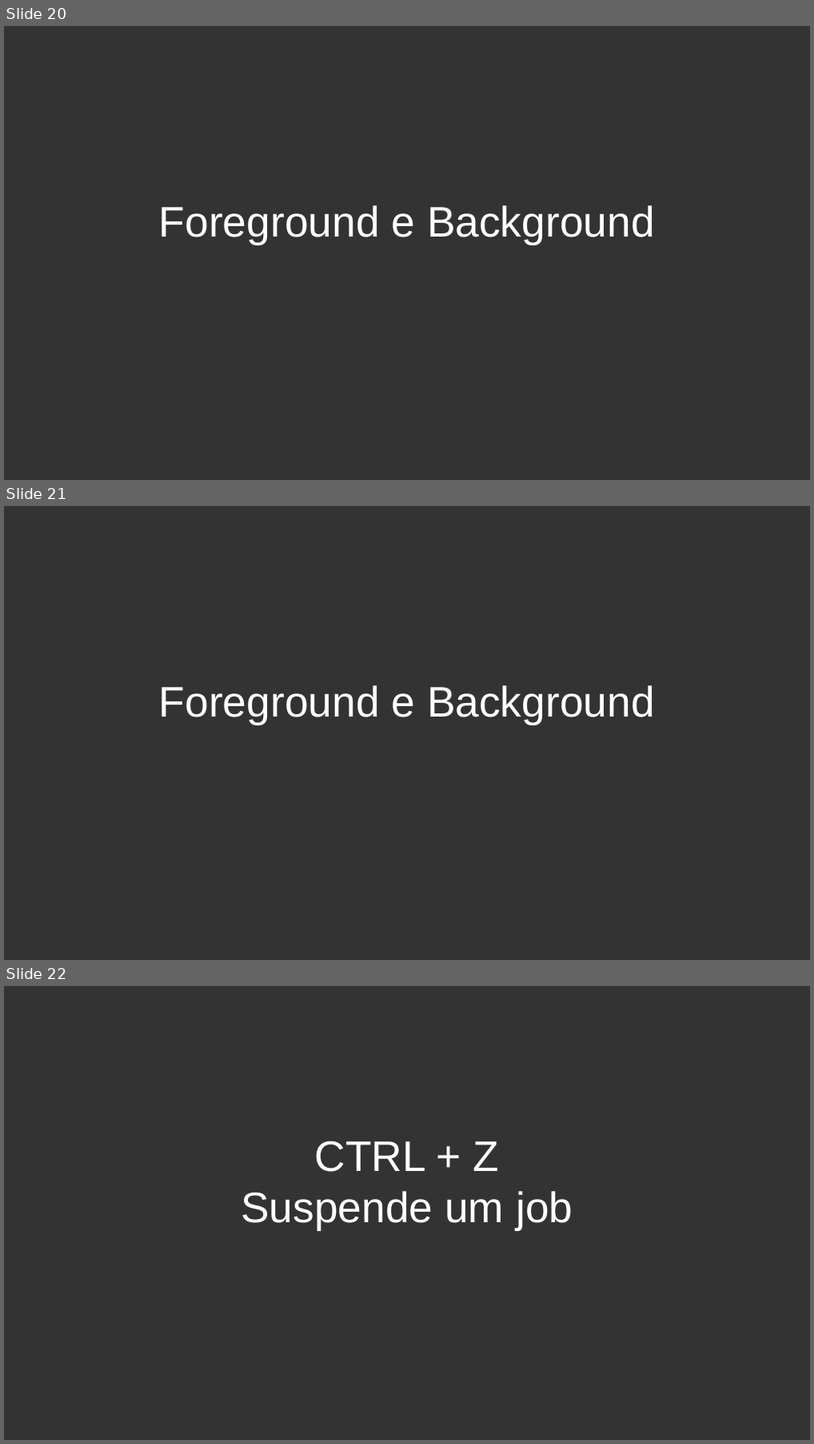
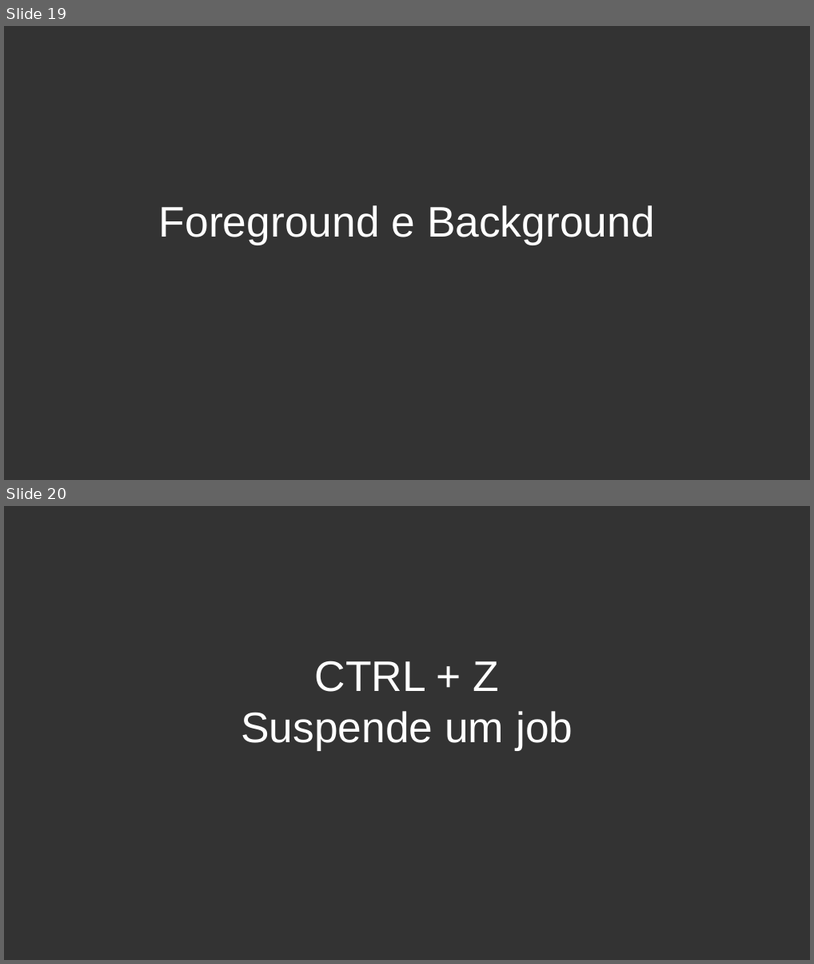
Before and after one commit to petecoutfpr/curso-linux-peteco, a slide deck: 2018-1/linux basico aula 5.odp. Shown one above the other, each under a label of ours: slides 20, 21 and 22 before the commit, slides 19 and 20 after it. The pictures are 814x1444 and 814x964 pixels, drawn with LibreOffice and Linux fonts; fonts in the diff are those of the drawing; background and template pictures are left out. Boxes give left, top, right and bottom in pixels: in the first picture for what was removed or moved away, otherwise in the second. Text is boxed around its words. In the diff, an @@ line names an element or a change of style, - is before the commit and + after.

```diff
--- a/2018-1/linux basico aula 5.odp
+++ b/2018-1/linux basico aula 5.odp
@@ slide 21 removed at box(4, 506, 810, 960), background #333333 @@
@@ subtitle removed at box(159, 685, 655, 724) @@
-Foreground e Background
@@ what was slide 20 is now slide 19 @@
@@ what was slide 22 is now slide 20 @@
```
Also in this commit, not shown: 1 slide changed, 9 slides added, 3 other slides removed.
